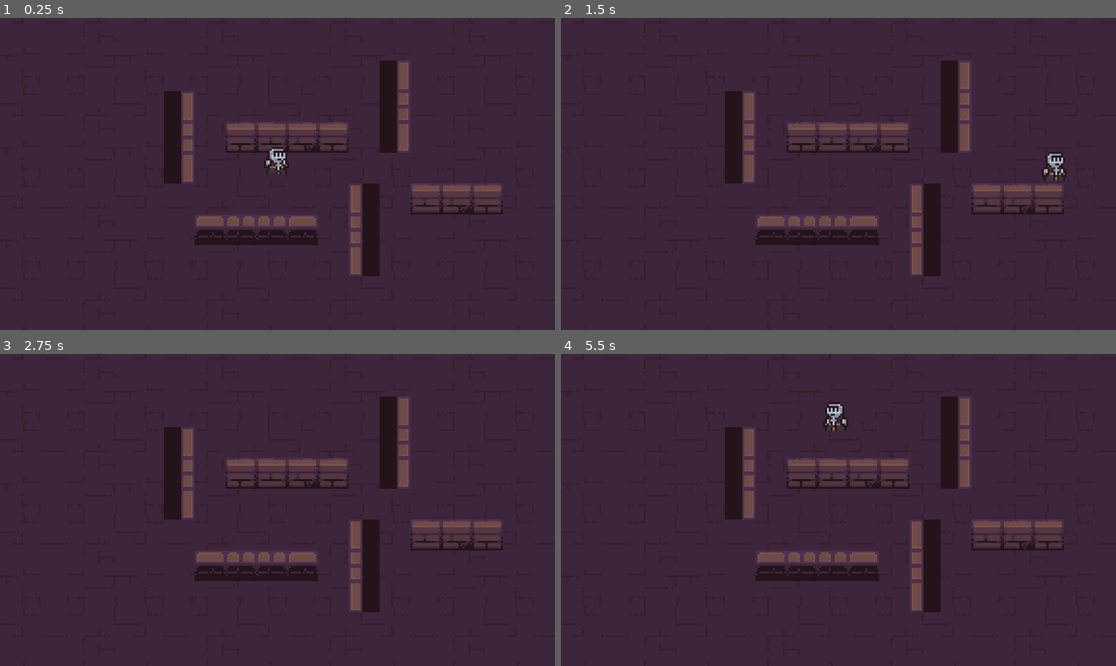
Above: before the commit, frames 1-4 (two rows, left to right).
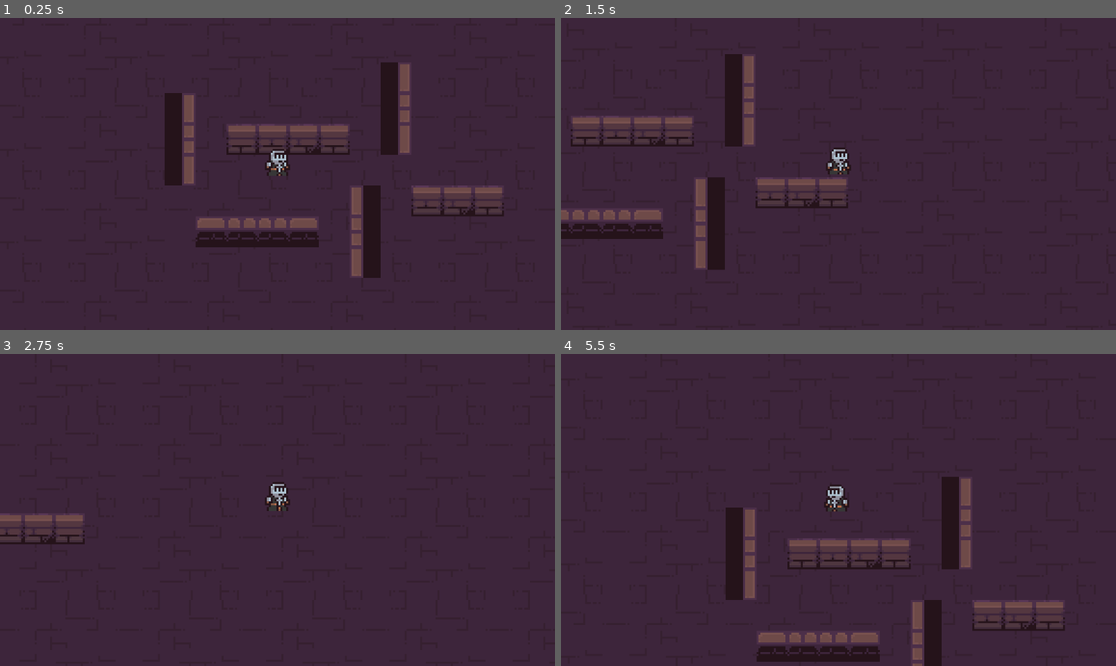
Above: after the commit, the same moments.

Repository: tlombardot/Mizofania
Game: Godot game, scene res://scenes/game.tscn
Two runs of this game, one before a commit and one after it. Both use one fixed random seed, a clock stepped at 60 frames per second and the inputs below.
Inputs:
- Up to frame 1 (0.25 s): no input
- Up to frame 2 (1.5 s): hold D (droite) 0.53-1.28 s; hold S (bas) from 1.28 s (still down)
- Up to frame 3 (2.75 s): release S (bas) at 2.03 s; hold D (droite) from 2.03 s (still down)
- Up to frame 4 (5.5 s): release D (droite) at 2.78 s; hold W (haut) 2.78-3.53 s; hold A (gauche) 3.53-5.03 s; hold S (bas) from 5.03 s (still down)

The runs differ from the first frame. In frame 1, 2.9% of the frame differs, in the area x 29-91%, y 13-84%; in frame 2, 11%; in frame 3, 7.6%; in frame 4, 12%, in the area x 29-91%, y 13-100%.

Commit message:
Feat: Add Following Camera to the Player

Diff:
--- a/scenes/game.tscn
+++ b/scenes/game.tscn
@@ -330,10 +330,6 @@
 [node name="game" type="Node2D" unique_id=256425197]
 position = Vector2(2, 3)
 
-[node name="Camera2D" type="Camera2D" parent="." unique_id=1704160464]
-position = Vector2(555, 331)
-zoom = Vector2(4, 4)
-
 [node name="Sol" type="TileMapLayer" parent="." unique_id=664375391]
 position = Vector2(-233, 13)
 tile_map_data = PackedByteArray("AAAOAP//AAAGAAAAAAAOAAAAAAAGAAEAAAAOAAEAAAAGAAIAAAAPAP//AAAHAAAAAAAPAAAAAAAHAAEAAAAPAA …(46000 unchanged characters)…
--- a/scenes/player.tscn
+++ b/scenes/player.tscn
@@ -37,9 +37,13 @@
 sprite_frames = SubResource("SpriteFrames_u8vuu")
 animation = &"idle"
 autoplay = "idle"
-frame_progress = 0.49599853
+frame_progress = 0.6849567
 centered = false
 
 [node name="CollisionShape2D" type="CollisionShape2D" parent="." unique_id=1637455380]
 position = Vector2(-0.5, -1)
 shape = SubResource("RectangleShape2D_qlg0r")
+
+[node name="Camera2D" type="Camera2D" parent="." unique_id=2112284556]
+position = Vector2(-0.5, -1)
+zoom = Vector2(4, 4)
